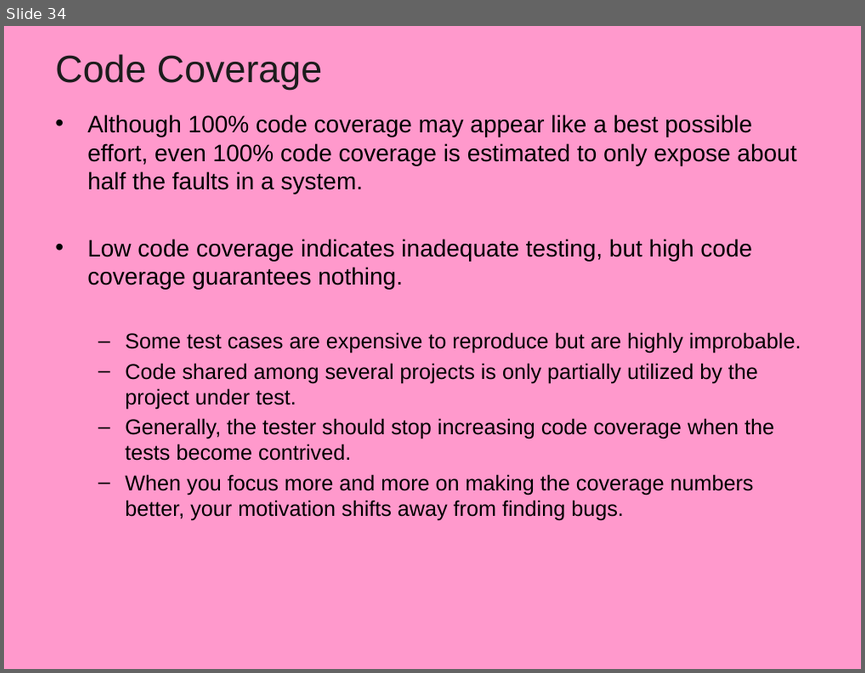
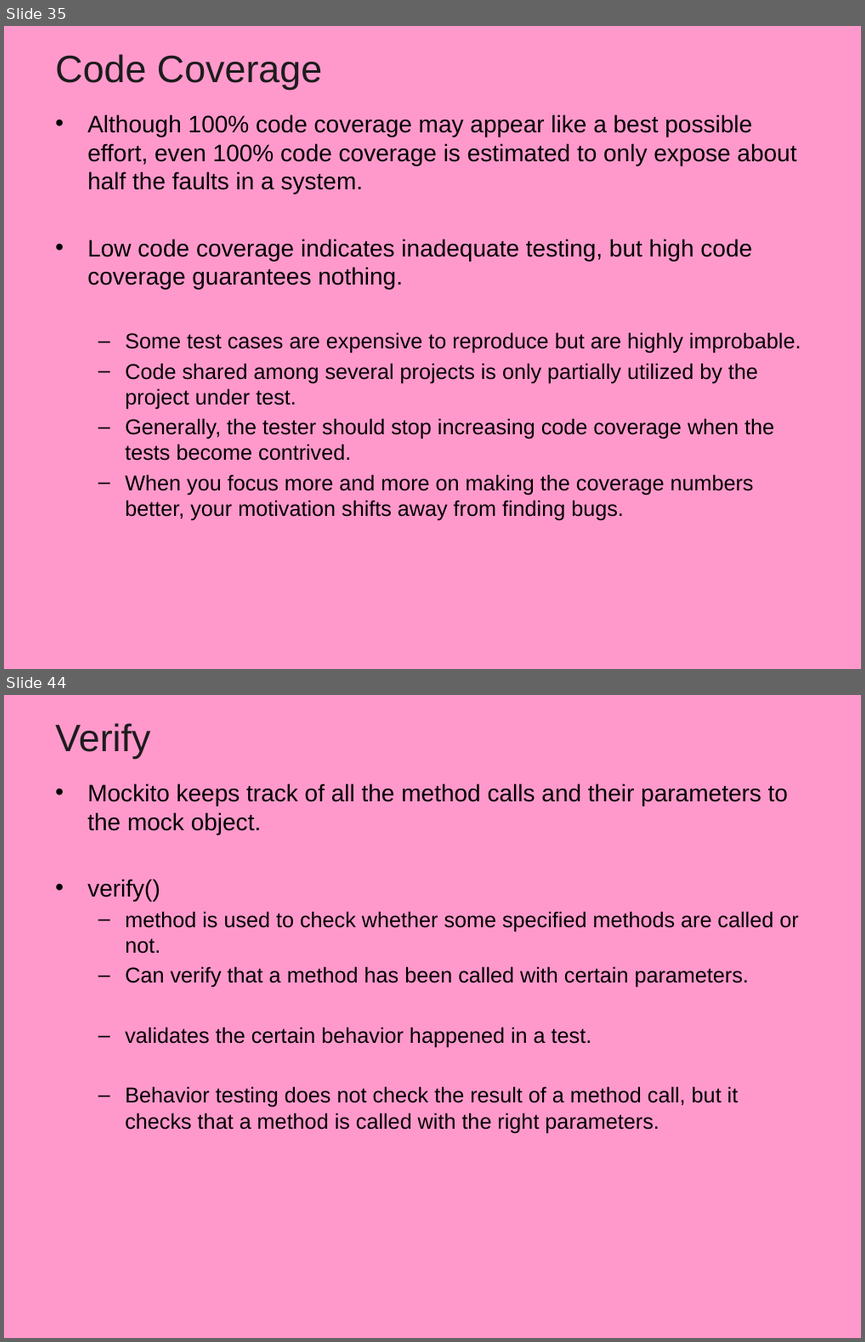
Before and after one commit to vatsanTraining/training_jan_2026, a slide deck: 14_Junit5.pptx. Shown one above the other, each under a label of ours: slide 34 before the commit, slides 35 and 44 after it; the slides between them are not shown. The pictures are 865x673 and 865x1342 pixels, drawn with LibreOffice and Linux fonts; fonts in the diff are those of the drawing; background and template pictures are left out. Boxes give left, top, right and bottom in pixels: in the first picture for what was removed or moved away, otherwise in the second. Text is boxed around its words. In the diff, an @@ line names an element or a change of style, - is before the commit and + after.

```diff
--- a/14_Junit5.pptx
+++ b/14_Junit5.pptx
@@ slide 44 added at [4,695,861,1338], background picture (left out) @@
@@ title added at [55,723,150,759], 32 pt, text #1C1C1C @@
+Verify
@@ text added at [87,783,798,1133], 18 pt, text #000000 @@
+• Mockito keeps track of all the method calls and their parameters to the mock object.
+• verify()
+  – method is used to check whether some specified methods are called or not.
+  – Can verify that a method has been called with certain parameters.
+  – validates the certain behavior happened in a test.
+  – Behavior testing does not check the result of a method call, but it checks that a method is called with the right parameters.
@@ what was slide 34 is now slide 35 @@
```
Also in this commit, not shown: 2 slides changed, 24 other slides added, 6 slides removed.
